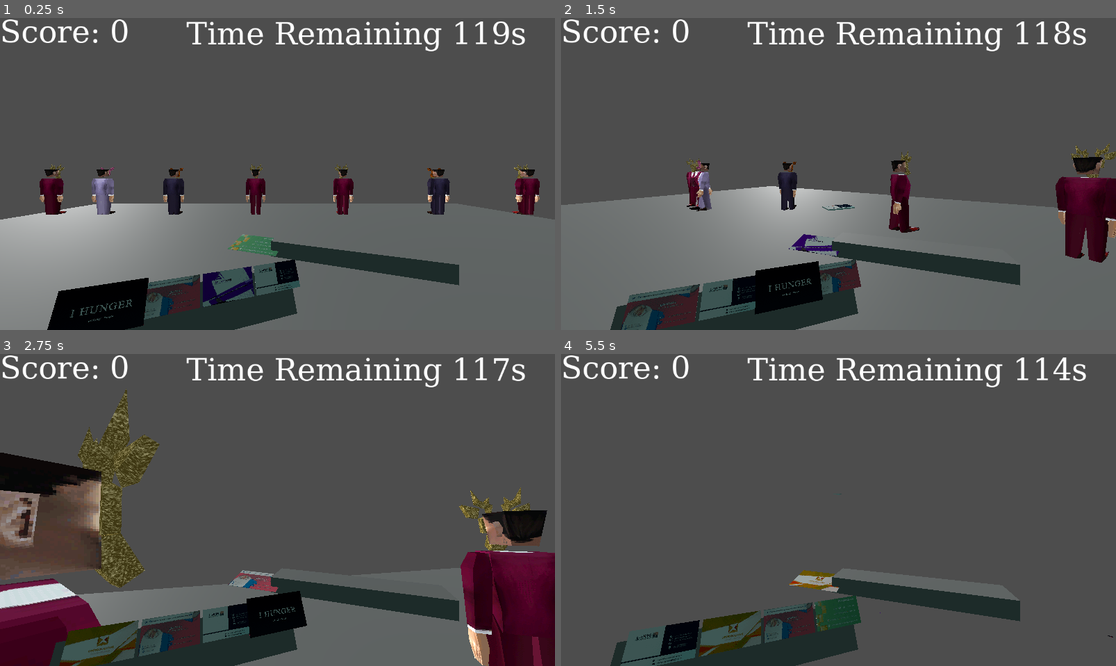
Above: before the commit, frames 1-4 (two rows, left to right).
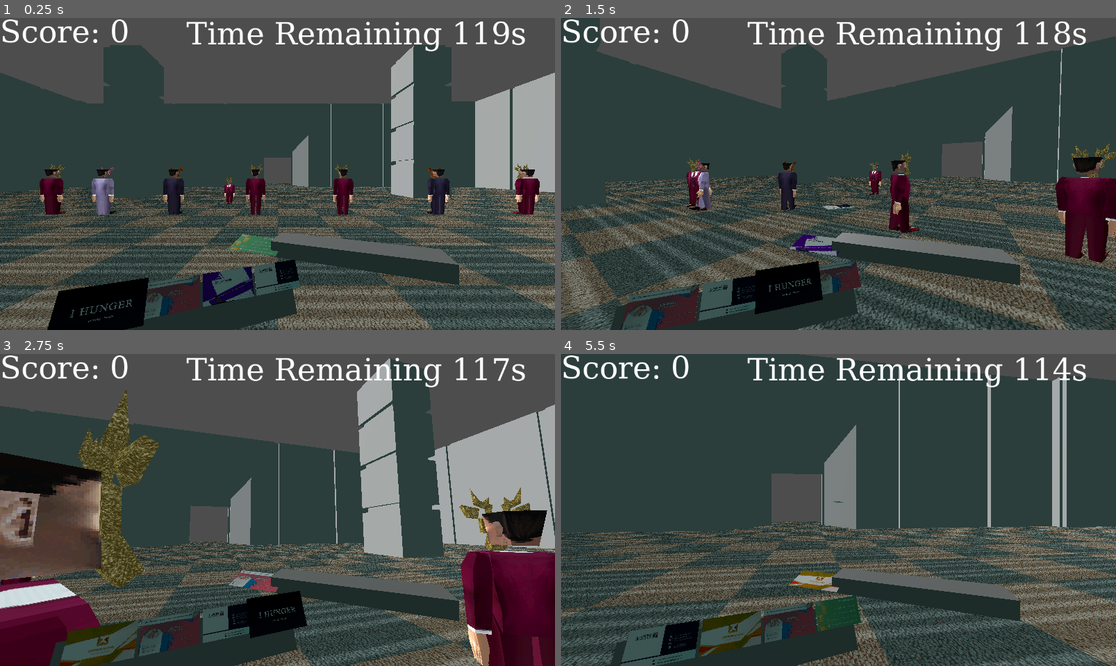
Above: after the commit, the same moments.

Repository: BlackBrad/network-ninja
Game: Godot game, scene res://scenes/test_level.tscn
The game is run twice, just before and just after one commit, with the same random seed, the same clock (stepped at 60 frames per second) and the same inputs.
Inputs (mouse positions are in pixels of both pictures, inside the frame that each line leads up to):
- Up to frame 1 (0.25 s): no input
- Up to frame 2 (1.5 s): tap Enter (ui_accept) at 0.5, 0.77 s; move the mouse to (866, 174) at 0.52 s; hold W (move_forward) from 0.53 s (still down); click (866, 174) at 0.6 s; move the mouse to (810, 174) at 1.27 s; click (810, 174) at 1.35 s
- Up to frame 3 (2.75 s): keep holding W (move_forward); tap Enter (ui_accept) at 1.52 s; move the mouse to (288, 503) at 2.02 s; click (288, 503) at 2.1 s
- Up to frame 4 (5.5 s): keep holding W (move_forward); move the mouse to (832, 516) at 2.77 s; click (832, 516) at 2.85 s; tap Enter (ui_accept) at 3.02, 3.77, 4.52 s; move the mouse to (877, 513) at 3.52 s; click (877, 513) at 3.6 s; move the mouse to (794, 506) at 4.27 s; click (794, 506) at 4.35 s; move the mouse to (844, 510) at 5.02 s; click (844, 510) at 5.1 s

The runs differ from the first frame. In frame 1, 57% of the frame differs, in the area x 0-100%, y 8-100%; in frame 2, 62%; in frame 3, 41%; in frame 4, 70%, in the area x 0-100%, y 0-100%.

Commit message:
Integrate art level

Diff:
--- a/scenes/test_level.tscn
+++ b/scenes/test_level.tscn
@@ -1,10 +1,11 @@
-[gd_scene load_steps=11 format=3 uid="uid://dcp57wnxwqpe2"]
+[gd_scene load_steps=12 format=3 uid="uid://dcp57wnxwqpe2"]
 
 [ext_resource type="PackedScene" uid="uid://dwtb7l5ft0omk" path="res://scenes/hud.tscn" id="1_tntyl"]
 [ext_resource type="PackedScene" uid="uid://dd7n7yllnkgkt" path="res://scenes/player.tscn" id="1_wn24y"]
 [ext_resource type="PackedScene" uid="uid://cy3ros6x4injp" path="res://scenes/atendee.tscn" id="2_0xd3t"]
 [ext_resource type="Script" path="res://scripts/RestartTimer.gd" id="3_arute"]
 [ext_resource type="AudioStream" uid="uid://cl1de75dcn4st" path="res://audio/music/8bit Bossa-distored.mp3" id="4_h6h16"]
+[ext_resource type="PackedScene" uid="uid://5nh4xmr1vi8y" path="res://scenes/the_room.tscn" id="4_y4mcg"]
 [ext_resource type="Script" path="res://scripts/Audio.gd" id="5_odctq"]
 [ext_resource type="AudioStream" uid="uid://chft6fpi5hr4" path="res://audio/music/Dark-Intro-distorted-speedup-16.mp3" id="5_xmq4a"]
 [ext_resource type="AudioStream" uid="uid://8otauxw5l60a" path="res://audio/sound_effects/relaxing-music-original-viking-attacking-battle-horn-116623.mp3" id="6_wrhj2"]
@@ -30,10 +31,12 @@
 script = ExtResource("8_rudoo")
 
 [node name="pull_point" type="Node3D" parent="."]
-transform = Transform3D(1, 0, 0, 0, 1, 0, 0, 0, 1, 0, 0, 20.5802)
+transform = Transform3D(1, 0, 0, 0, 1, 0, 0, 0, 1, 0, 0, -56.1079)
+
+[node name="TheRoom" parent="." instance=ExtResource("4_y4mcg")]
 
 [node name="CSGCombiner3D" type="CSGCombiner3D" parent="."]
-use_collision = true
+visible = false
 
 [node name="CSGBox3D" type="CSGBox3D" parent="CSGCombiner3D"]
 transform = Transform3D(1, 0, 0, 0, 1, 0, 0, 0, 1, 0, 4, 15)
Not shown: 1 places in scenes/business_card_view_model.tscn that only renumber resources
Not shown: 1 places in scenes/the_room.tscn that only renumber resources
